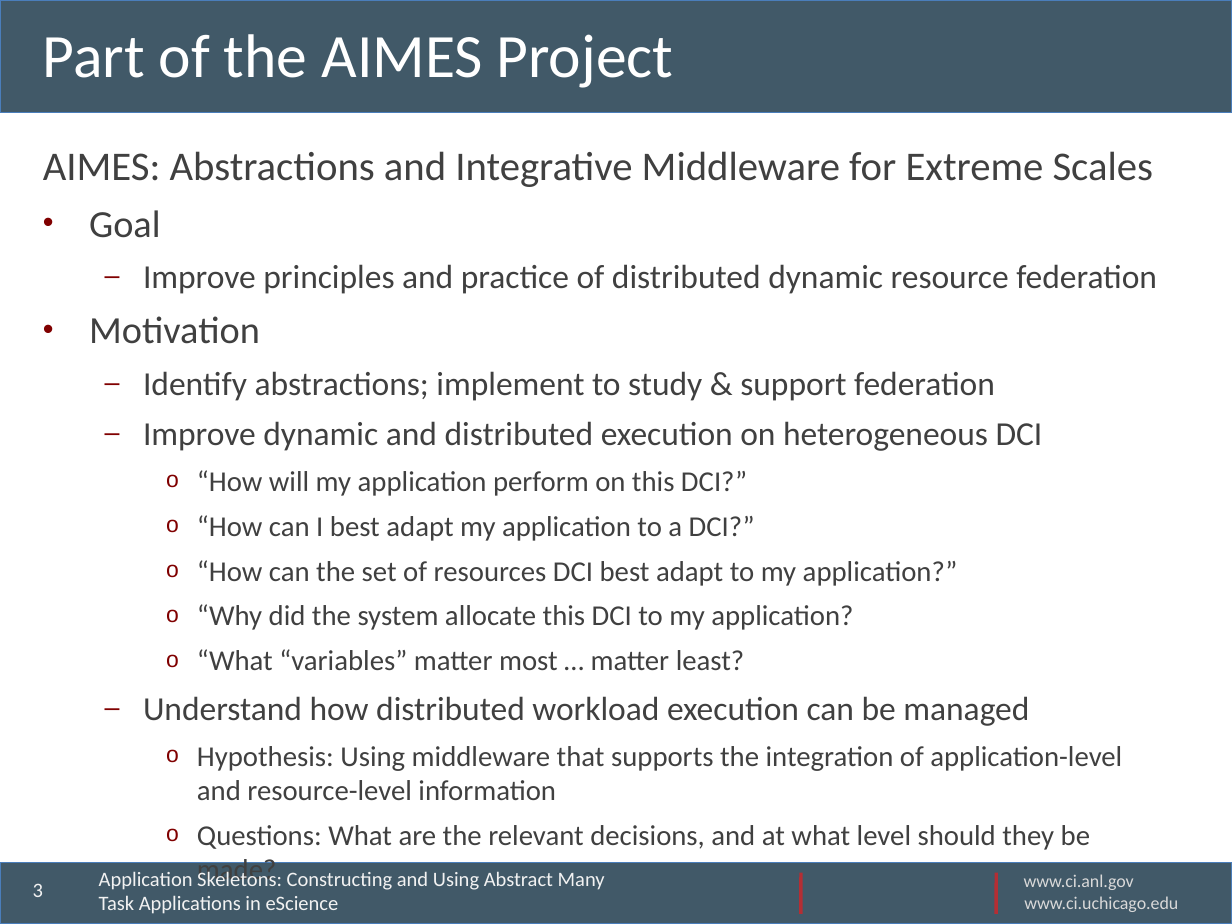
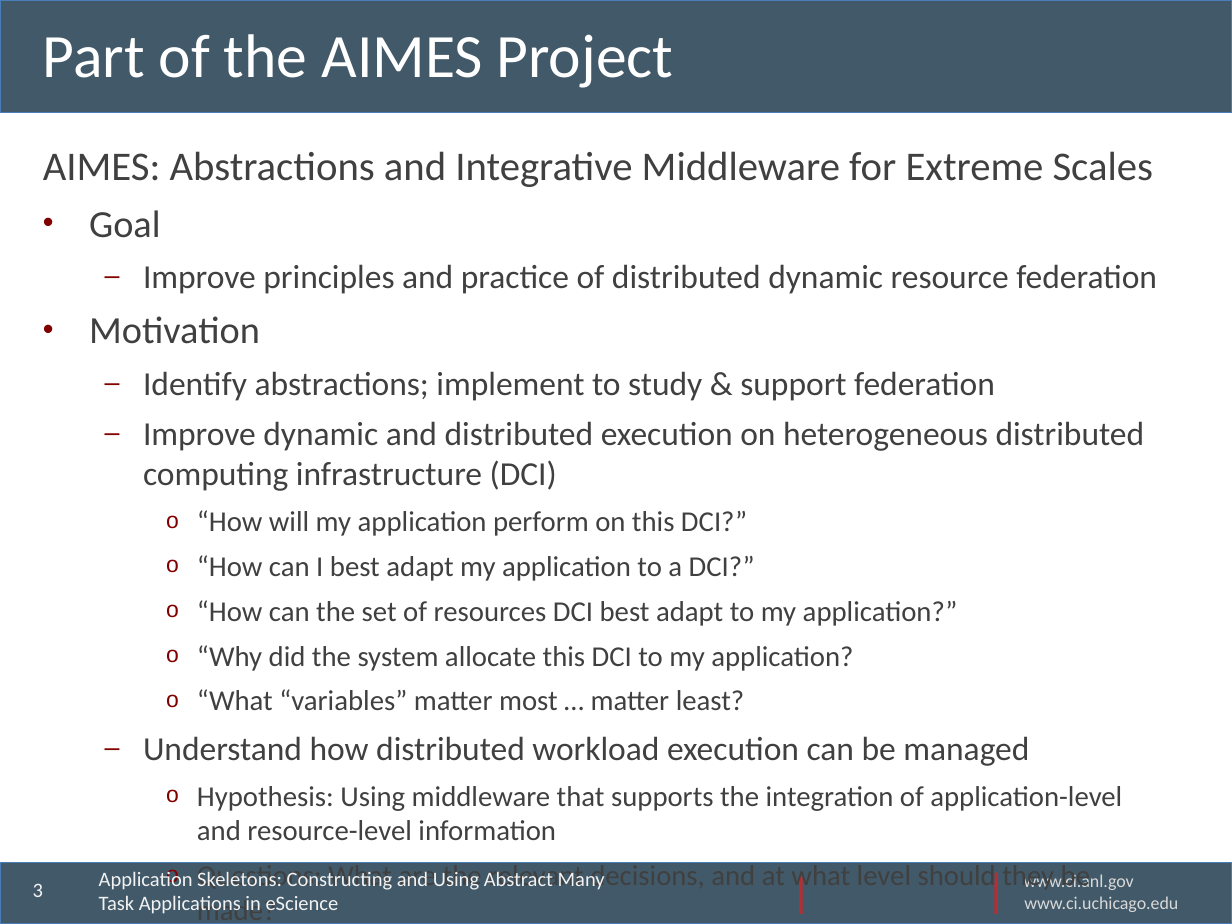
Before and after one commit to applicationskeleton/Skeleton, a slide deck: slide 3 of papers/FGCS_2015/Skeleton-MTAGS-2015.pptx. Drawn at 1232x924 pixels with LibreOffice and Linux fonts; fonts in the diff are those of the drawing; background and template pictures are left out. Boxes give left, top, right and bottom in pixels: in the first picture for what was removed or moved away, otherwise in the second. Text is boxed around its words. In the diff, an @@ line names an element or a change of style, - is before the commit and + after.

Commit message:
small tweaks

```diff
--- a/papers/FGCS_2015/Skeleton-MTAGS-2015.pptx
+++ b/papers/FGCS_2015/Skeleton-MTAGS-2015.pptx
@@ text at (143, 421, 1145, 491): text changed @@
-  – Improve dynamic and distributed execution on heterogeneous DCI
+  – Improve dynamic and distributed execution on heterogeneous distributed computing infrastructure (DCI)
```
Also in this commit, not shown: 1 other slide changed.
